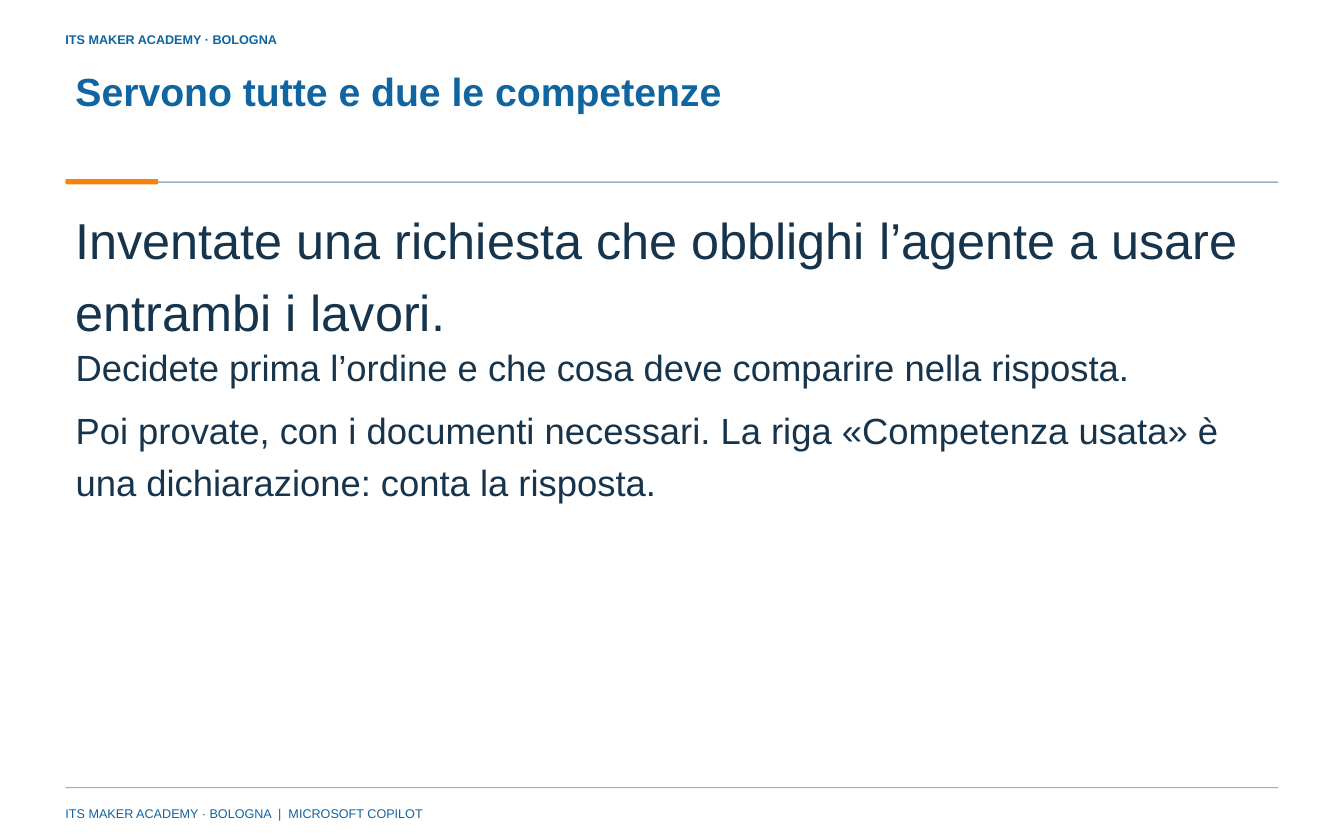
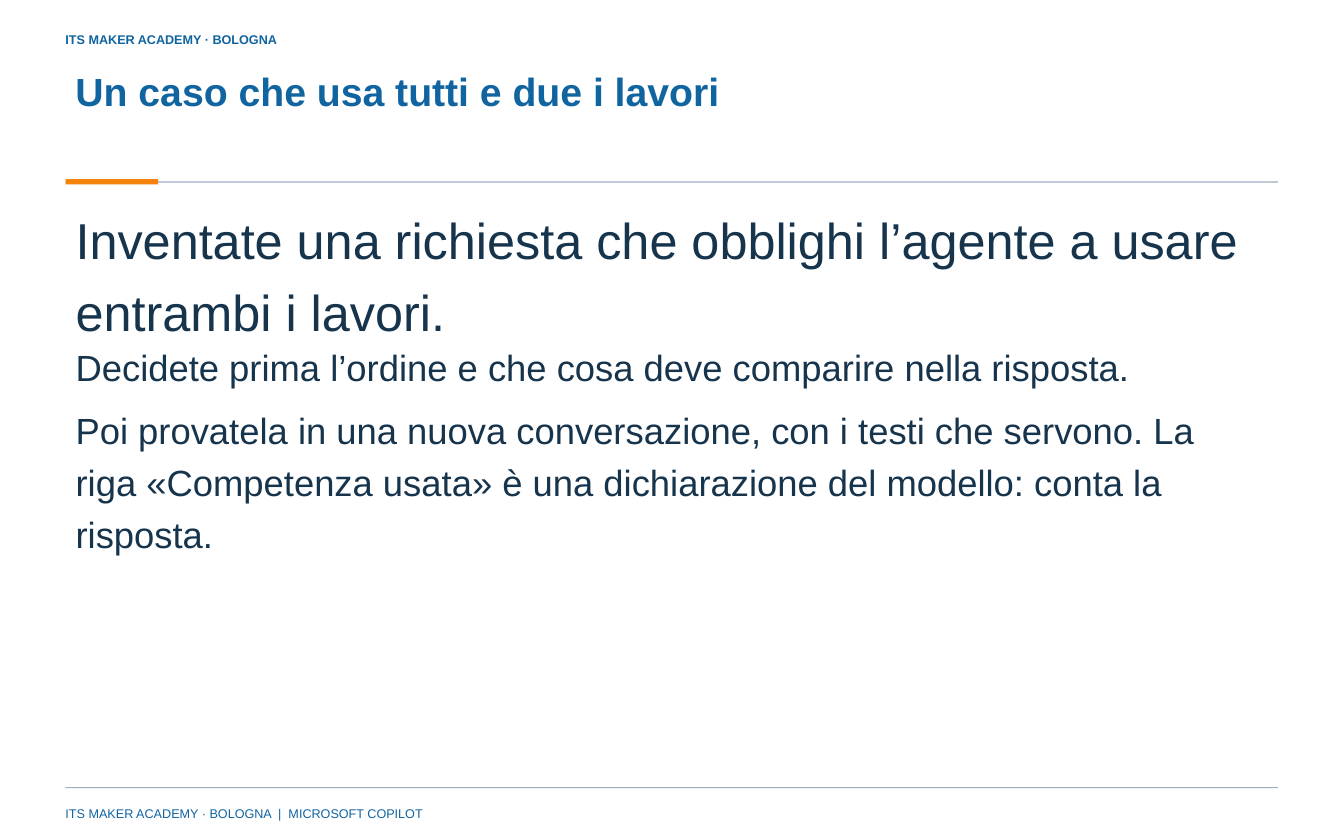
Before and after one commit to franzo9393/ITSCorso_UnslothStudio-Git, a slide deck: slide 25 of lezione 4 - reti neurali e agenti con orchestrazione/Lezione4_Reti_neurali_e_agenti_con_orchestrazione_ITS_MAKER.pptx (slide 22 before the commit). Drawn at 1344x840 pixels with LibreOffice and Linux fonts; fonts in the diff are those of the drawing; background and template pictures are left out. Boxes give left, top, right and bottom in pixels: in the first picture for what was removed or moved away, otherwise in the second. Text is boxed around its words. In the diff, an @@ line names an element or a change of style, - is before the commit and + after.

Commit message:
Lezione 4: seconda metà riscritta (slide 12-32 e parte 4 della consegna), materiali rigenerati

```diff
--- a/lezione 4 - reti neurali e agenti con orchestrazione/Lezione4_Reti_neurali_e_agenti_con_orchestrazione_ITS_MAKER.pptx
+++ b/lezione 4 - reti neurali e agenti con orchestrazione/Lezione4_Reti_neurali_e_agenti_con_orchestrazione_ITS_MAKER.pptx
@@ title at [75,77,719,107]: text changed @@
-Servono tutte e due le competenze
+Un caso che usa tutti e due i lavori
@@ text at [76,417,1193,556]: text changed @@
-Poi provate, con i documenti necessari. La riga «Competenza usata» è una dichiarazione: conta la risposta.
+Poi provatela in una nuova conversazione, con i testi che servono. La riga «Competenza usata» è una dichiarazione del modello: conta la risposta.
```
Also in this commit, not shown: 11 other slides changed, 8 slides added, 6 slides removed, 14 other files.
